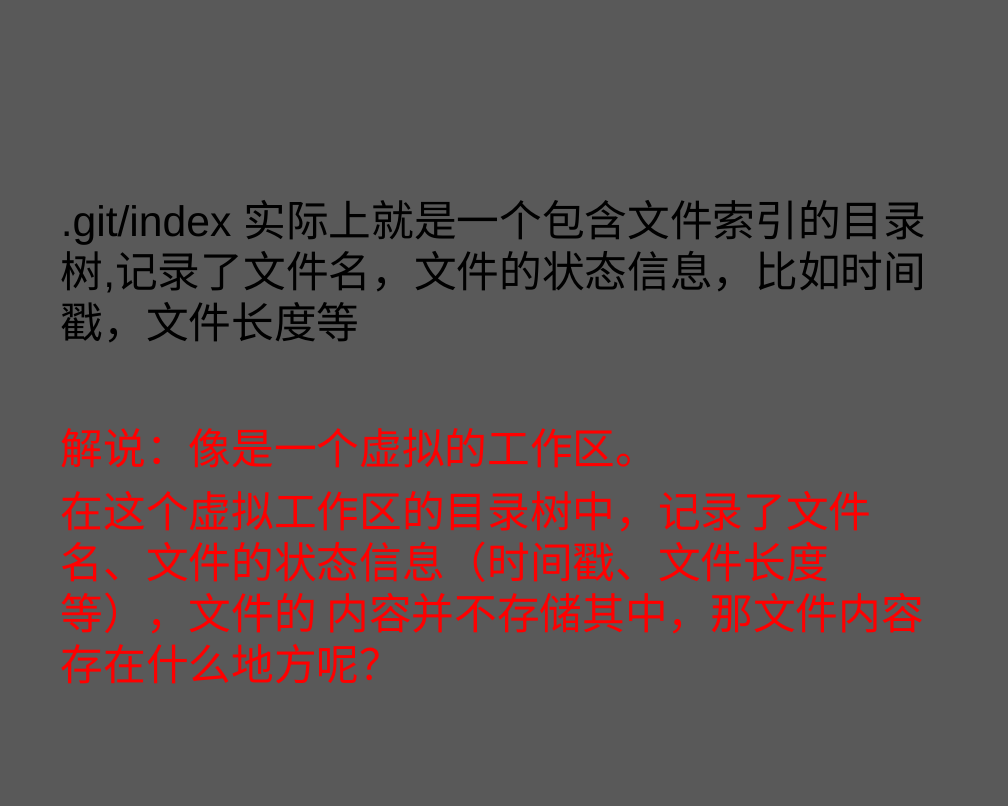
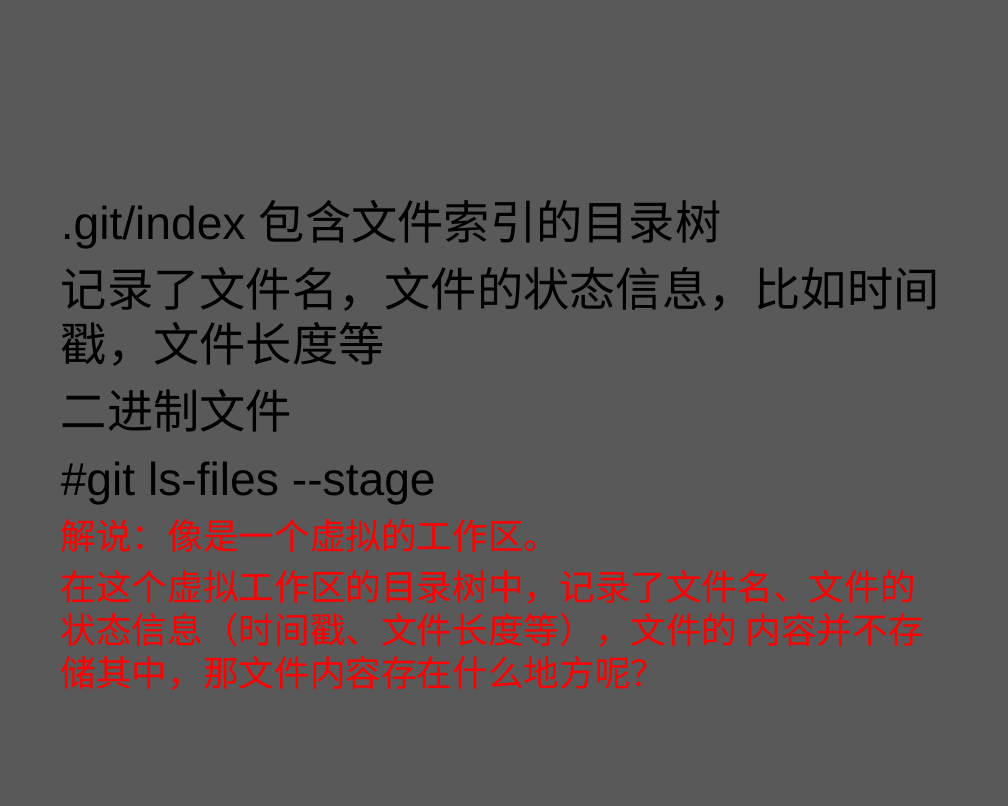
Before and after one commit to zhuxiaosheng/code, a slide deck: slide 34 of git.ppt. Drawn at 1008x806 pixels with LibreOffice and Linux fonts; fonts in the diff are those of the drawing; background and template pictures are left out. Boxes give left, top, right and bottom in pixels: in the first picture for what was removed or moved away, otherwise in the second. Text is boxed around its words. In the diff, an @@ line names an element or a change of style, - is before the commit and + after.

Commit message:
kkk

```diff
--- a/git.ppt
+++ b/git.ppt
@@ text at box(61, 200, 940, 505): text changed; size 24.1 to 26 pt @@
-.git/index 实际上就是一个包含文件索引的目录树,记录了文件名，文件的状态信息，比如时间戳，文件长度等
+.git/index 包含文件索引的目录树
+记录了文件名，文件的状态信息，比如时间戳，文件长度等
+二进制文件
+#git ls-files --stage
@@ text at box(61, 519, 924, 690): size 24.1 to 20 pt in "解说：像是一个虚拟的工作区。", "在这个虚拟工作区的目录树中，记录了文件名、文件的状态信息（时间戳、文件长度等），文件的 内容并不存储其中，那文件内容存在 ..."; less space between paragraphs @@
```
Also in this commit, not shown: 1 other slide changed, 5 slides added.
